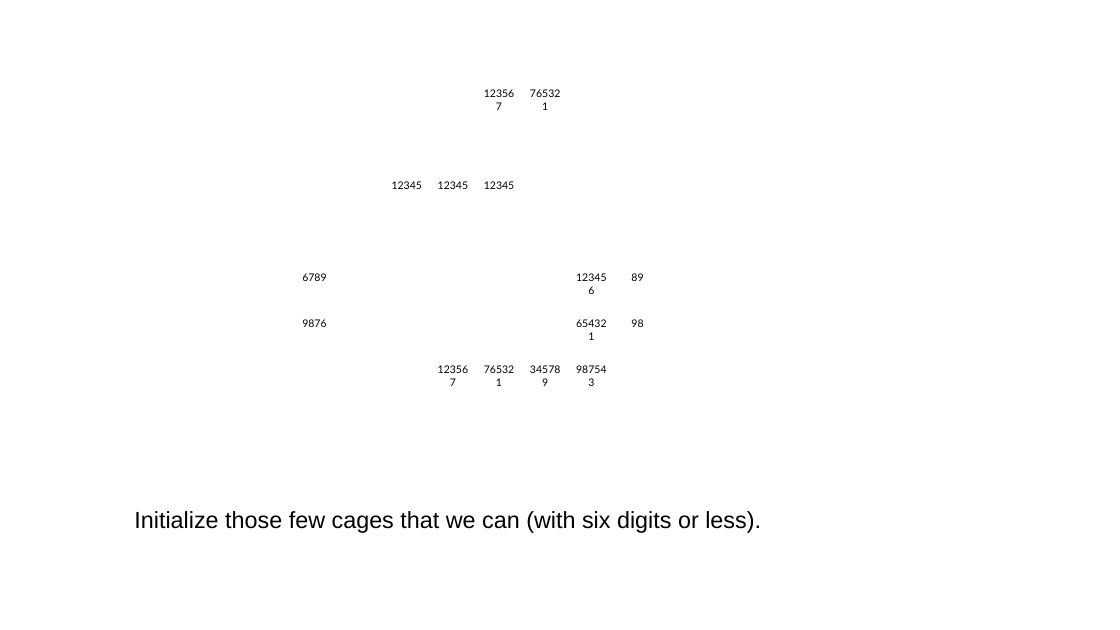
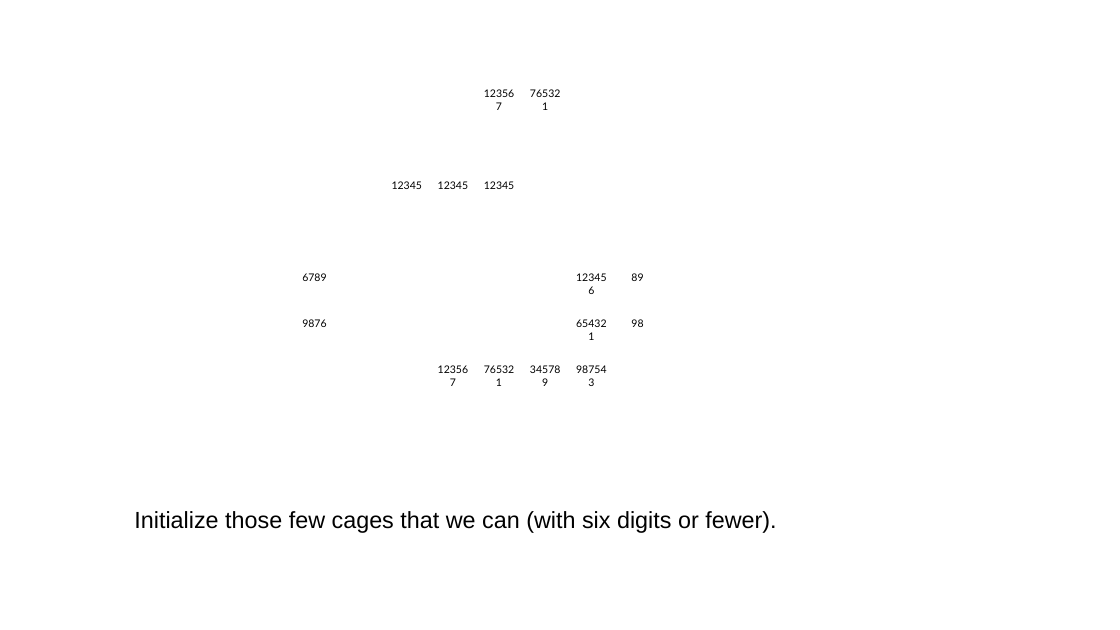
Before and after one commit to jhardis/WSJ_Number_Puzzles, a slide deck: slide 2 of 20260516_1.pptx. Drawn at 1120x630 pixels with LibreOffice and Linux fonts; fonts in the diff are those of the drawing; background and template pictures are left out. Boxes give left, top, right and bottom in pixels: in the first picture for what was removed or moved away, otherwise in the second. Text is boxed around its words. In the diff, an @@ line names an element or a change of style, - is before the commit and + after.

```diff
--- a/20260516_1.pptx
+++ b/20260516_1.pptx
@@ text at <box>134,511,776,533</box>: text changed @@
-Initialize those few cages that we can (with six digits or less).
+Initialize those few cages that we can (with six digits or fewer).
```
Also in this commit, not shown: 34 other slides changed, 1 slide added, 2 slides removed.
